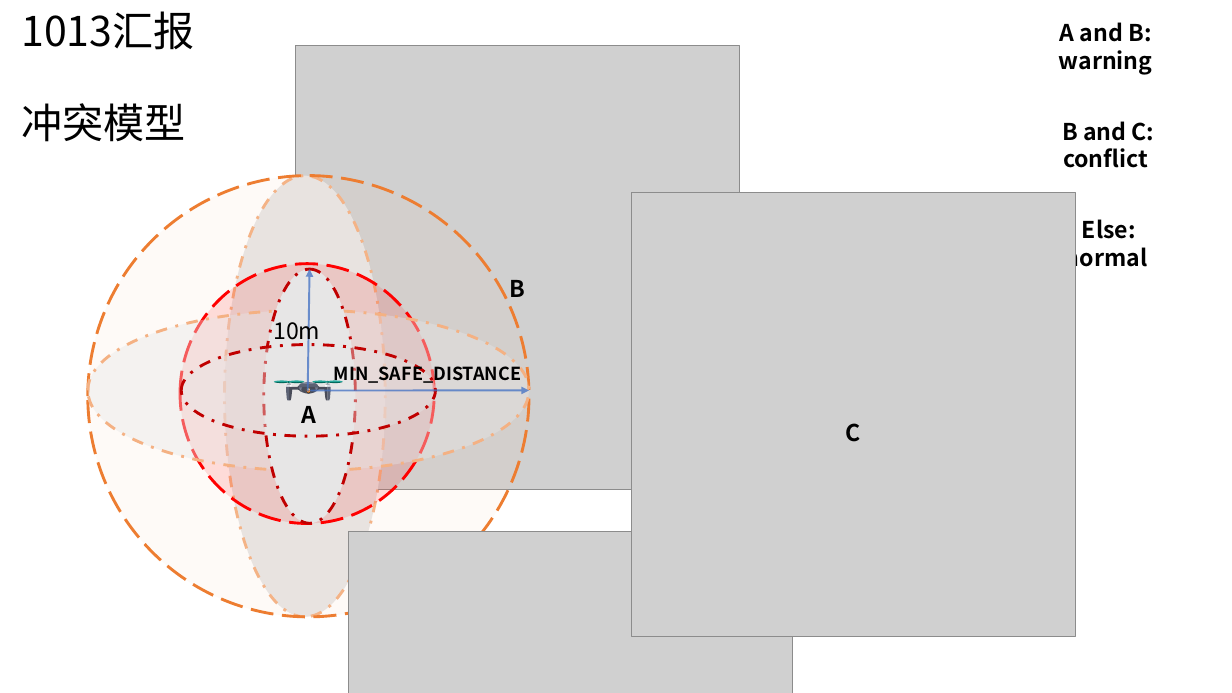
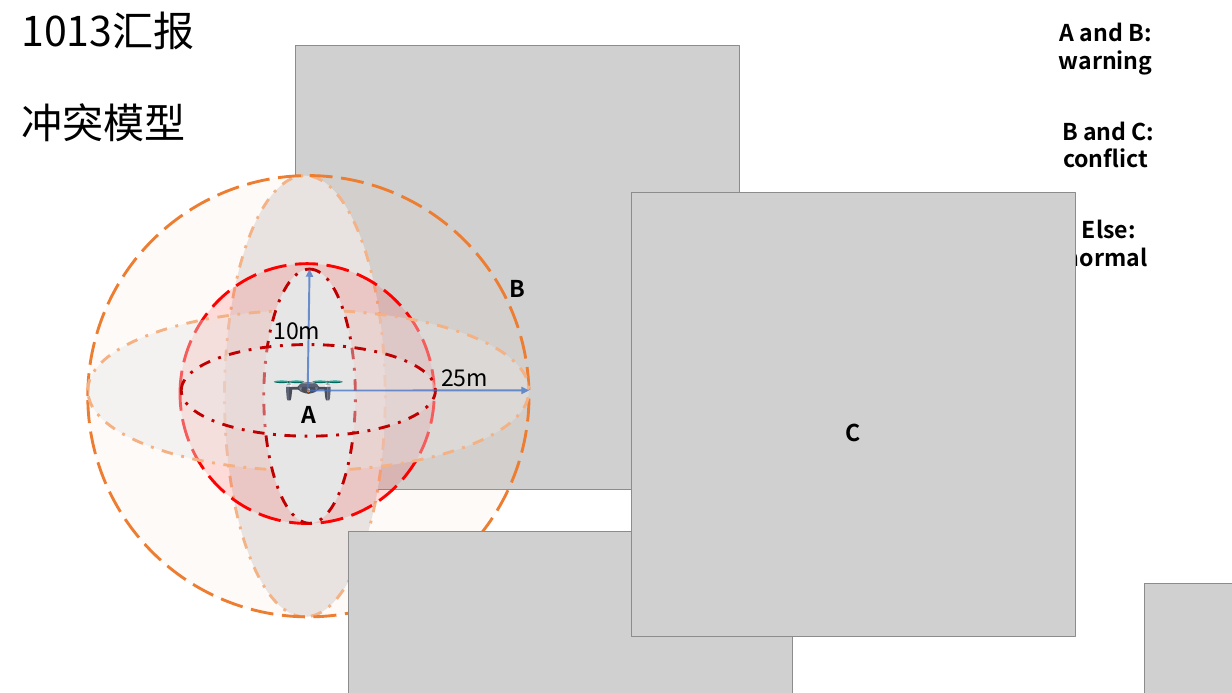
Before and after one commit to Wangjubo888/AAP_article, a slide deck: slide 3 of 汇报/组会汇报.pptx. Drawn at 1232x693 pixels with LibreOffice and Linux fonts; fonts in the diff are those of the drawing; grey boxes stand for pictures; background and template pictures are left out. Boxes give left, top, right and bottom in pixels: in the first picture for what was removed or moved away, otherwise in the second. Text is boxed around its words. In the diff, an @@ line names an element or a change of style, - is before the commit and + after.

```diff
--- a/汇报/组会汇报.pptx
+++ b/汇报/组会汇报.pptx
@@ text at (x1=441, y1=369, x2=488, y2=392): text changed; size 14 to 18 pt; bold off @@
-MIN_SAFE_DISTANCE
+25m
@@ picture added at (x1=1144, y1=584, x2=1232, y2=693) @@
```
Also in this commit, not shown: 1 other slide changed, 6 slides added, 17 other files.
